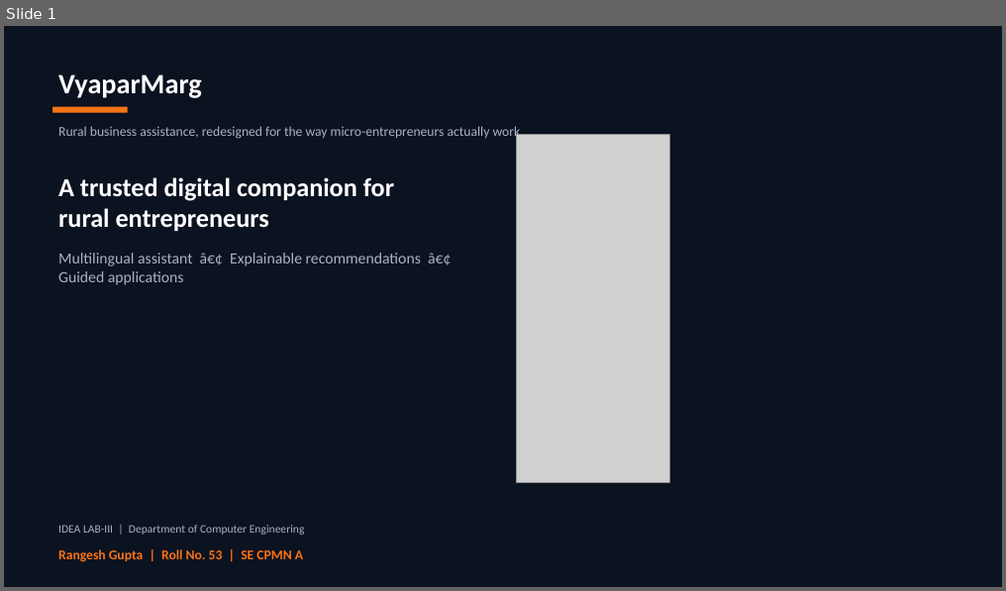
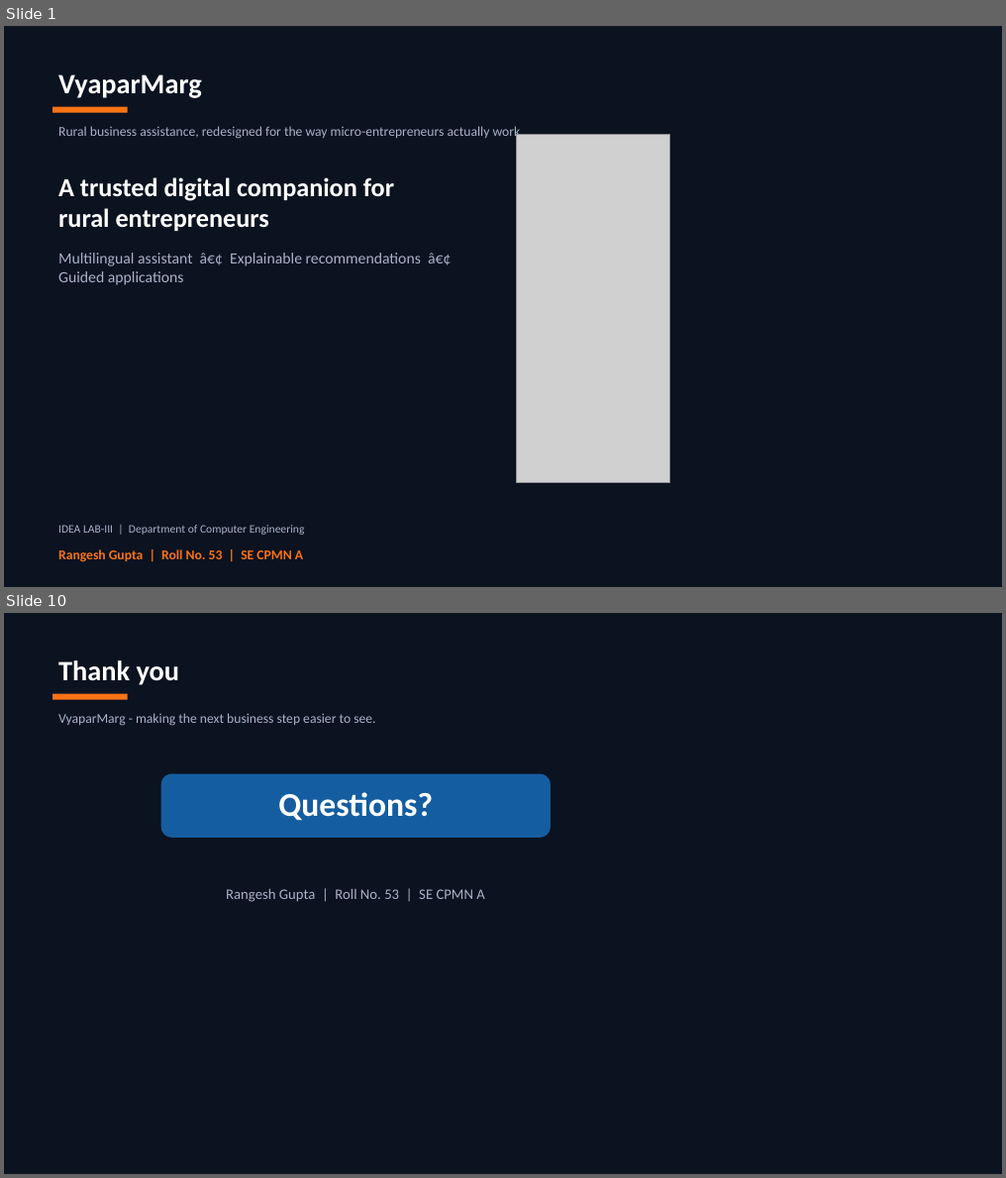
Before and after one commit to rangeshsha-Rookie/VyaparMarg, a slide deck: VyaparMarg_Modern_Presentation.pptx. Shown one above the other, each under a label of ours: slide 1 before the commit, slides 1 and 10 after it; the slides between them are not shown. The pictures are 1006x591 and 1006x1178 pixels, drawn with LibreOffice and Linux fonts; fonts in the diff are those of the drawing; grey boxes stand for pictures. Boxes give left, top, right and bottom in pixels: in the first picture for what was removed or moved away, otherwise in the second. Text is boxed around its words. In the diff, an @@ line names an element or a change of style, - is before the commit and + after.

```diff
--- a/VyaparMarg_Modern_Presentation.pptx
+++ b/VyaparMarg_Modern_Presentation.pptx
@@ slide 10 added at (4,613,1002,1174), background #0B1220 @@
@@ text added at (58,661,180,685), 27 pt, text #FFFFFF, bold @@
+Thank you
@@ rectangle added at (53,694,128,700), fill #F97316 @@
@@ text added at (58,713,375,726), 13 pt, text #A8B3C7 @@
+VyaparMarg - making the next business step easier to see.
@@ rounded rectangle added at (161,774,550,838), fill #145DA0, 32 pt, text #FFFFFF, bold @@
+Questions?
@@ text added at (226,889,484,902), 14 pt, text #A8B3C7 @@
+Rangesh Gupta | Roll No. 53 | SE CPMN A
```
Also in this commit, not shown: 1 slide changed, 7 other slides added, 2 other files.
